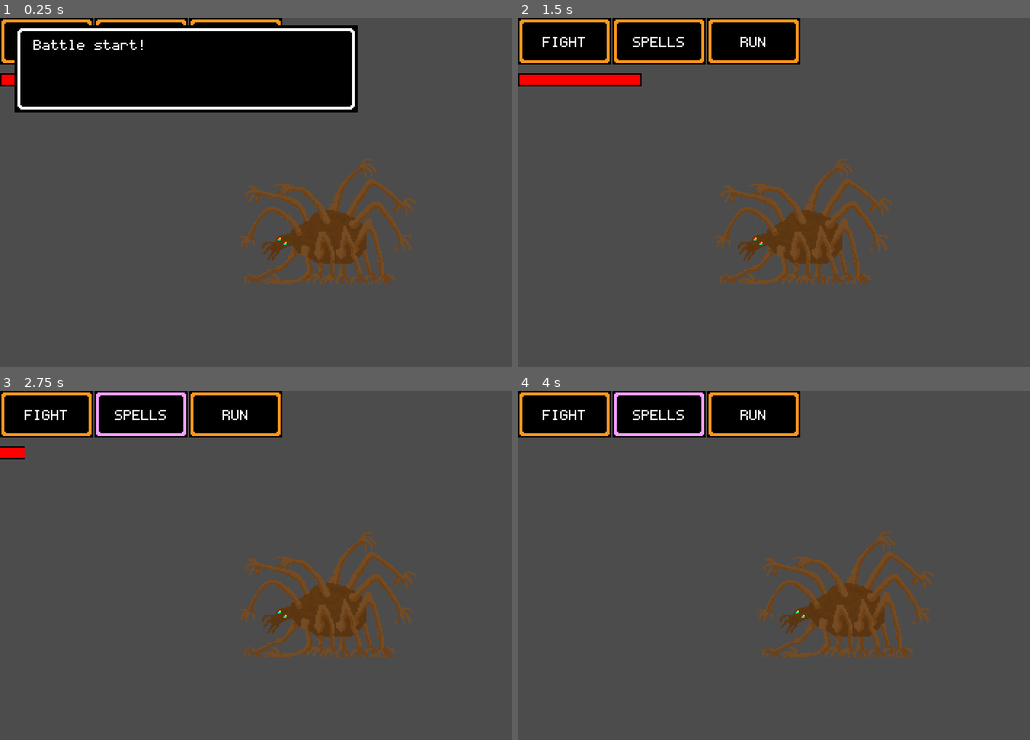
Above: before the commit, frames 1-4 (two rows, left to right).
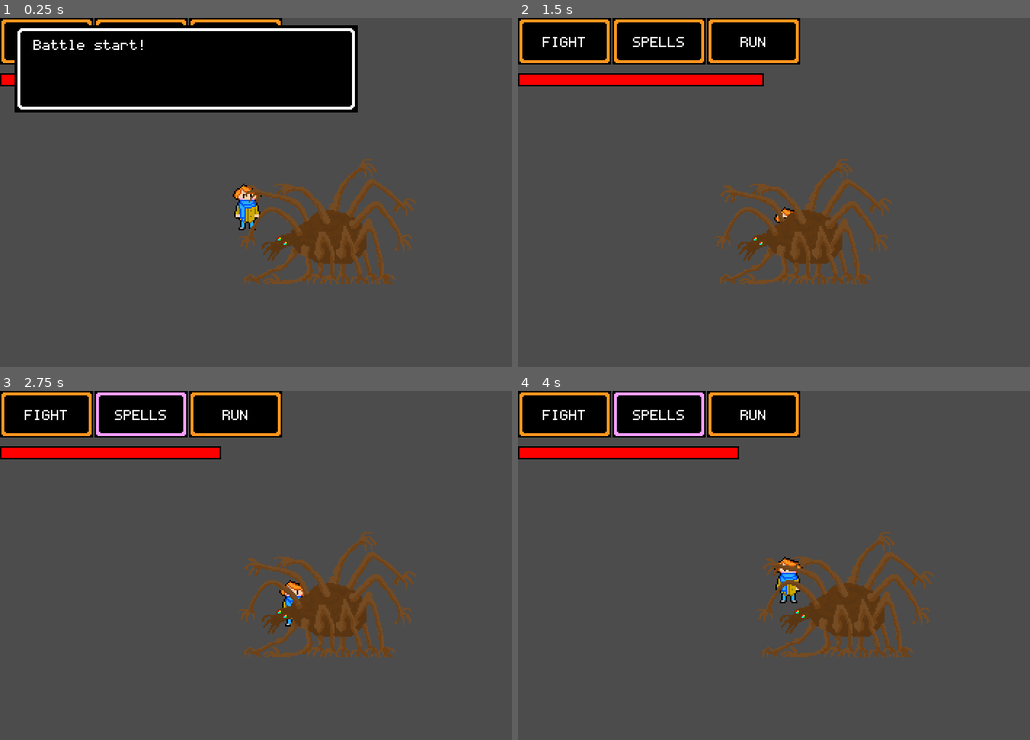
Above: after the commit, the same moments.

Repository: JensHulteberg/jrpg_testing_site
Game: Godot game, scene res://Scenes/Battle_Scene/Encounters/test_encounter.tscn
The game is run twice, just before and just after one commit, with the same random seed, the same clock (stepped at 60 frames per second) and the same inputs. This scene is started directly instead of the project's main scene.
Inputs:
- Up to frame 1 (0.25 s): no input
- Up to frame 2 (1.5 s): tap Enter (ui_accept) at 0.5, 0.6, 0.77, 1.07, 1.35 s; hold Right (ui_right) 0.53-1.28 s; hold Down (ui_down) from 1.28 s (still down)
- Up to frame 3 (2.75 s): tap Enter (ui_accept) at 1.52, 1.82, 2.1 s; release Down (ui_down) at 2.03 s; hold Right (ui_right) from 2.03 s (still down)
- Up to frame 4 (4 s): tap Enter (ui_accept) at 2.75, 2.85, 3.02, 3.32, 3.5, 3.6, 3.77 s; release Right (ui_right) at 2.78 s; hold Up (ui_up) 2.78-3.53 s; hold Left (ui_left) from 3.53 s (still down)

The runs differ from the first frame. In frame 1, 0.4% of the frame differs, in the area x 45-52%, y 47-61%; in frame 2, 1.0%; in frame 3, 1.6%; in frame 4, 2.0%, in the area x 0-56%, y 15-61%.
Error before the commit: Error connecting to signal: done during yield(). (res://Scenes/Battle_Scene/Menu/Menu.gd:61)
Error after the commit: Error connecting to signal: done during yield(). (res://Scenes/Battle_Scene/Menu/Menu.gd:59)

Commit message:
Added grid movement.

Diff:
--- a/Battle_Player.gd
+++ b/Battle_Player.gd
@@ -7,6 +7,5 @@
 
 func act():
 	$Menu.toggle()
-	print("Player acting")
 	yield($Menu, "done")
 	emit_signal("done")
--- a/Scenes/Battle_Scene/Menu/Menu.gd
+++ b/Scenes/Battle_Scene/Menu/Menu.gd
@@ -31,8 +31,6 @@
 func _process(delta):
 	detect_input(globals.active_node)
 
-	print(active)
-
 	if selected > options.size() - 1:
 		selected = 0
 	elif selected < 0:
--- a/Scenes/Battle_Scene/Player/Battle_Player.tscn
+++ b/Scenes/Battle_Scene/Player/Battle_Player.tscn
@@ -1,8 +1,9 @@
-[gd_scene load_steps=4 format=2]
+[gd_scene load_steps=5 format=2]
 
 [ext_resource path="res://Battle_Player.gd" type="Script" id=1]
 [ext_resource path="res://Scenes/Battle_Scene/Menu/Menu.tscn" type="PackedScene" id=2]
 [ext_resource path="res://Scenes/Battle_Scene/hp_bar/Hp_bar.tscn" type="PackedScene" id=3]
+[ext_resource path="res://Scenes/Battle_Scene/Player/Battle_player_moveable_sprite/Battle_player_sprite.tscn" type="PackedScene" id=4]
 
 [node name="Battle_Player" type="Node2D"]
 script = ExtResource( 1 )
@@ -11,3 +12,6 @@
 
 [node name="Hp_bar" parent="." instance=ExtResource( 3 )]
 position = Vector2( 0, 38 )
+
+[node name="Battle_player_sprite" parent="." instance=ExtResource( 4 )]
+position = Vector2( 170, 130 )
--- /dev/null
+++ b/Scenes/Battle_Scene/Player/Battle_player_moveable_sprite/Battle_player_sprite.gd
@@ -0,0 +1,28 @@
+extends Node2D
+
+var map
+var location
+var x
+var y
+export var jump_length = 16
+
+func _ready():
+	location = get_position()
+	x = location.x
+	y = location.y
+
+func _process(delta):
+	if Input.is_action_just_pressed("ui_left"):
+		x -= jump_length
+	elif Input.is_action_just_pressed("ui_right"):
+		x += jump_length
+	elif Input.is_action_just_pressed("ui_up"):
+		y -= jump_length
+	elif Input.is_action_just_pressed("ui_down"):
+		y += jump_length
+
+	x = clamp(x, location.x, location.x + jump_length*2)
+	y = clamp(y, location.y, location.y + jump_length*2)
+
+	position.x = x
+	position.y = y
--- /dev/null
+++ b/Scenes/Battle_Scene/Player/Battle_player_moveable_sprite/Battle_player_sprite.tscn
@@ -0,0 +1,21 @@
+[gd_scene load_steps=4 format=2]
+
+[ext_resource path="res://Scenes/Battle_Scene/Player/Battle_player_moveable_sprite/Battle_player_sprite.gd" type="Script" id=1]
+[ext_resource path="res://Assets/main_character.png" type="Texture" id=2]
+
+[sub_resource type="RectangleShape2D" id=1]
+
+[node name="Battle_player_sprite" type="Node2D"]
+script = ExtResource( 1 )
+
+[node name="Sprite" type="Sprite" parent="."]
+texture = ExtResource( 2 )
+vframes = 3
+hframes = 3
+
+[node name="AnimationPlayer" type="AnimationPlayer" parent="Sprite"]
+
+[node name="StaticBody2D" type="StaticBody2D" parent="."]
+
+[node name="CollisionShape2D" type="CollisionShape2D" parent="StaticBody2D"]
+shape = SubResource( 1 )
--- a/Scenes/Battle_Scene/hp_bar/Hp_bar.gd
+++ b/Scenes/Battle_Scene/hp_bar/Hp_bar.gd
@@ -13,4 +13,4 @@
 		hp_factor = float(global.player_hp)/100
 
 	if Input.is_action_just_pressed("ui_accept"):
-		global.player_hp -= 10
+		pass
--- a/Scenes/Enemies/King_of_limbs/King_of_limbs.gd
+++ b/Scenes/Enemies/King_of_limbs/King_of_limbs.gd
@@ -6,7 +6,7 @@
 	pass
 
 func act():
-	global.get_talker(["Help me!"])
+	global.get_auto_talker(["Help me!"])
 	yield(global, "done_talking")
 
 	$AnimationPlayer.play("Attack")
--- a/Scenes/Talker/Talker.gd
+++ b/Scenes/Talker/Talker.gd
@@ -4,6 +4,8 @@
 var current_index = 0
 var text_label
 var multi_input_stopper = 0
+
+export var auto_text = false
 
 signal done_talking
 
@@ -15,7 +17,6 @@
 	text_label = $Node2D/RichTextLabel
 	text_label.visible_characters = 0
 	text_label.text = text[0]
-	print("Talker invoked!")
 
 
 func _process(delta):
@@ -23,7 +24,10 @@
 
 	if text_label.visible_characters <= text[current_index].length():
 		text_label.visible_characters += 1
-	if Input.is_action_just_pressed("ui_accept") and multi_input_stopper > 15:
+	if auto_text and text_label.visible_characters <= text[current_index].length():
+		yield(get_tree().create_timer(1.0), "timeout")
+		proceed_text()
+	elif Input.is_action_just_pressed("ui_accept") and multi_input_stopper > 15:
 		multi_input_stopper = 0
 		proceed_text()
 
--- a/global.gd
+++ b/global.gd
@@ -6,17 +6,8 @@
 
 signal done_talking
 
-# Declare member variables here. Examples:
-# var a = 2
-# var b = "text"
-
-# Called when the node enters the scene tree for the first time.
 func _ready():
 	player_hp = 100
-
-# Called every frame. 'delta' is the elapsed time since the previous frame.
-#func _process(delta):
-#	pass
 
 func get_talker(thing_to_say = "PLACEHOLDER"):
 	talker = preload("res://Scenes/Talker/Talker.tscn").instance()
@@ -24,3 +15,11 @@
 	add_child(talker)
 	yield(talker, "done_talking")
 	emit_signal("done_talking")
+
+func get_auto_talker(thing_to_say = "PLACEHOLDER"):
+	talker = preload("res://Scenes/Talker/Talker.tscn").instance()
+	talker.auto_text = true
+	talker.init(thing_to_say)
+	add_child(talker)
+	yield(talker, "done_talking")
+	emit_signal("done_talking")
